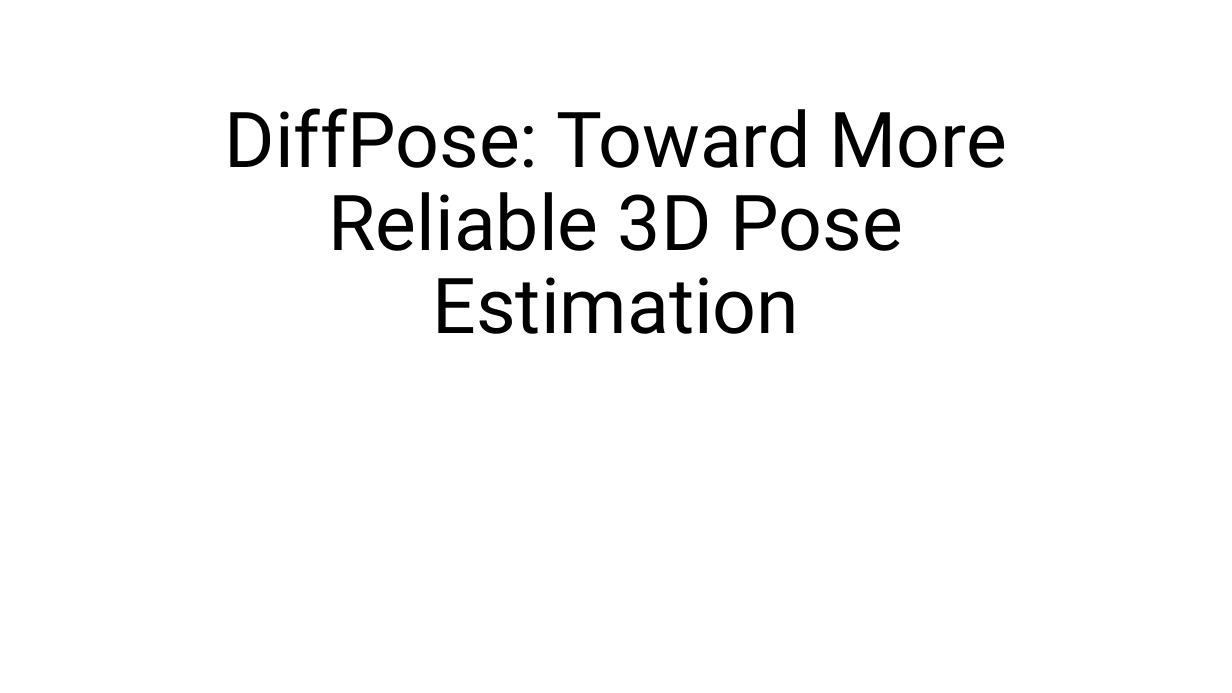
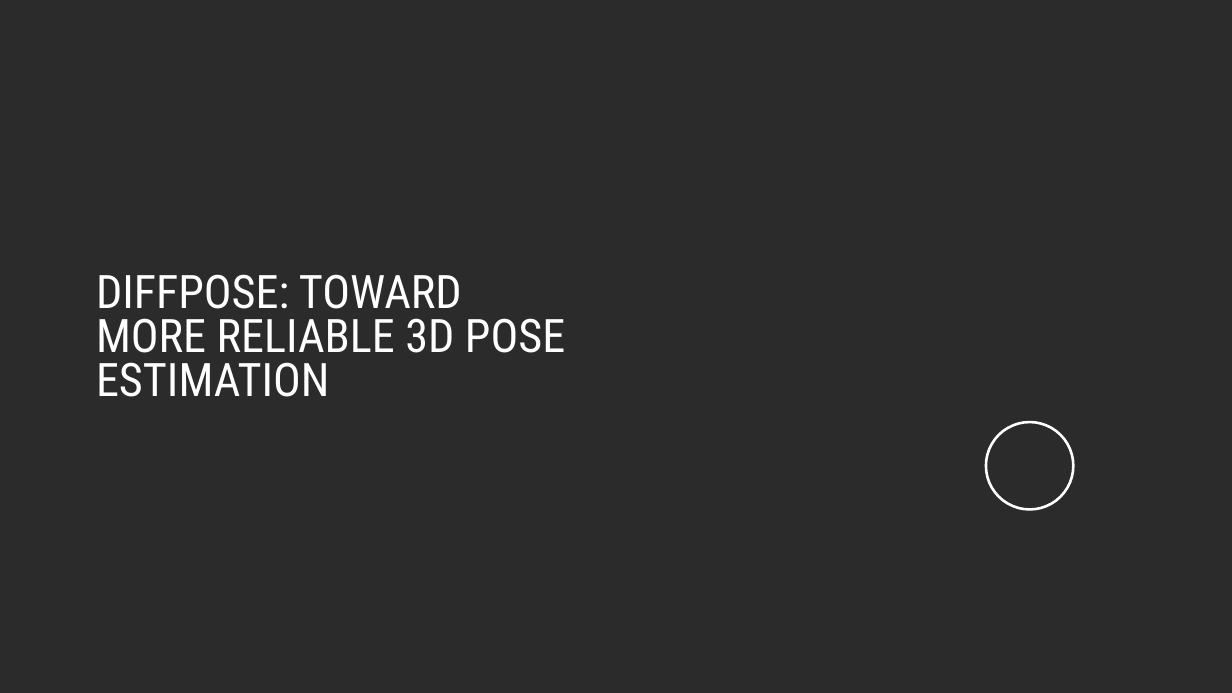
Before and after one commit to thanhtai9606/lab-master, a slide deck: slide 1 of lab/t7-xu-ly-anh/thuyet trinh.pptx. Drawn at 1232x693 pixels with LibreOffice and Linux fonts; fonts in the diff are those of the drawing; background and template pictures are left out; a plain dark background stands for a picture behind light text. Boxes give left, top, right and bottom in pixels: in the first picture for what was removed or moved away, otherwise in the second. Text is boxed around its words. In the diff, an @@ line names an element or a change of style, - is before the commit and + after.

Commit message:
update ppt

```diff
--- a/lab/t7-xu-ly-anh/thuyet trinh.pptx
+++ b/lab/t7-xu-ly-anh/thuyet trinh.pptx
@@ background #FFFFFF to picture (left out) @@
@@ title "DIFFPOSE: TOWARD MORE RELIABLE 3D ..." at (x1=96, y1=274, x2=565, y2=397): vertical alignment bottom to middle @@
@@ title at (x1=96, y1=274, x2=565, y2=397): text changed; size 60 to 36 pt; font Roboto to Roboto Condensed; text colour #000000 to #FFFFFF @@
-DiffPose: Toward More Reliable 3D Pose Estimation
+DIFFPOSE: TOWARD MORE RELIABLE 3D POSE ESTIMATION
@@ ellipse added at (x1=986, y1=422, x2=1074, y2=510), outline #FFFFFF 2 pt @@
```
Also in this commit, not shown: 3 other slides changed, 5 slides added, 1 slide removed, 1 other file.
